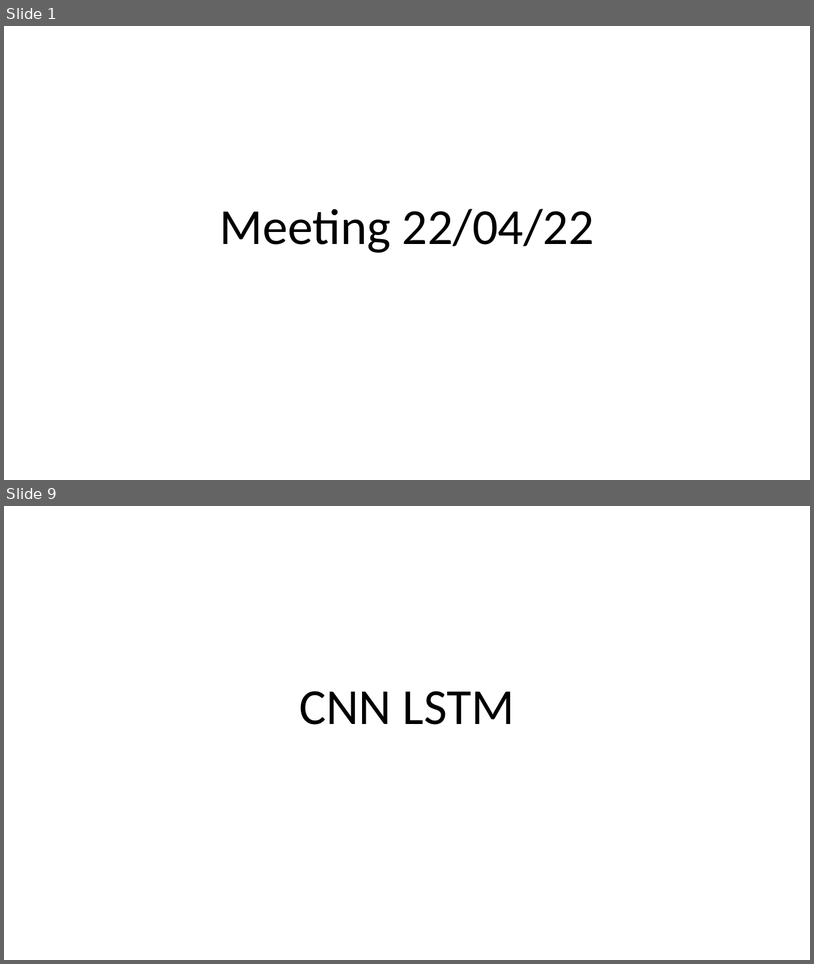
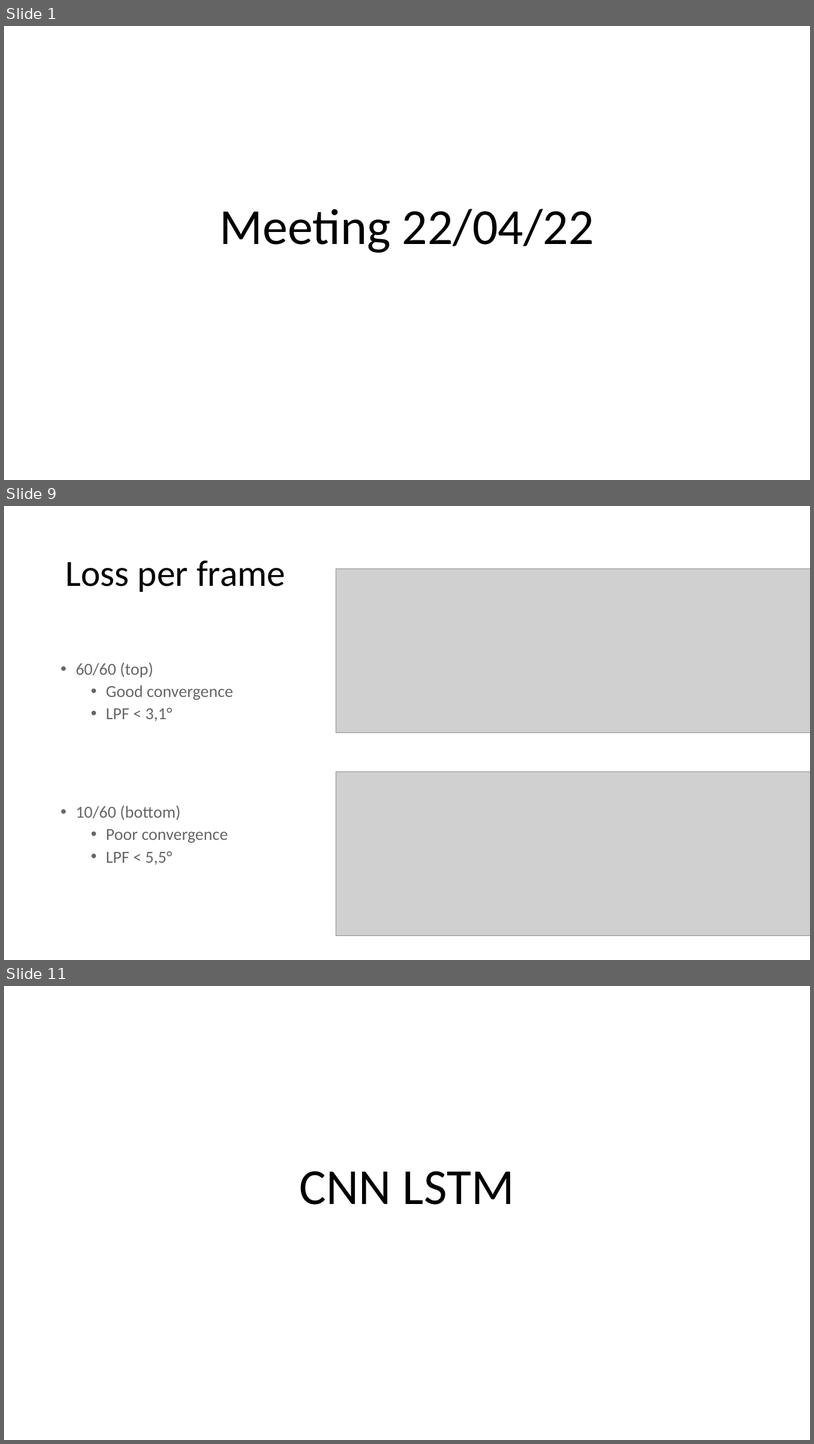
Before and after one commit to lancedw/3D-state-prediction-for-surface-vessels-using-IMU-data-and-images, a slide deck: Documentation/Presentations/Meeting 22-04-22.pptx. Shown one above the other, each under a label of ours: slides 1 and 9 before the commit, slides 1, 9 and 11 after it; the slides between them are not shown. The pictures are 814x964 and 814x1444 pixels, drawn with LibreOffice and Linux fonts; fonts in the diff are those of the drawing; grey boxes stand for pictures. Boxes give left, top, right and bottom in pixels: in the first picture for what was removed or moved away, otherwise in the second. Text is boxed around its words. In the diff, an @@ line names an element or a change of style, - is before the commit and + after.

```diff
--- a/Documentation/Presentations/Meeting 22-04-22.pptx
+++ b/Documentation/Presentations/Meeting 22-04-22.pptx
@@ slide 9 added at (x1=4, y1=506, x2=810, y2=960), background #FFFFFF @@
@@ title added at (x1=65, y1=560, x2=285, y2=592), 44 pt, text #000000 @@
+Loss per frame
@@ picture added at (x1=337, y1=569, x2=810, y2=733) @@
@@ text added at (x1=76, y1=663, x2=233, y2=865), 20 pt, text #000000 at 60% opacity @@
+• 60/60 (top)
+  • Good convergence
+  • LPF < 3,1°
+• 10/60 (bottom)
+  • Poor convergence
+  • LPF < 5,5°
@@ picture added at (x1=337, y1=772, x2=810, y2=936) @@
@@ what was slide 9 is now slide 11 @@
```
Also in this commit, not shown: 4 slides changed, 11 other slides added, 5 slides removed.
